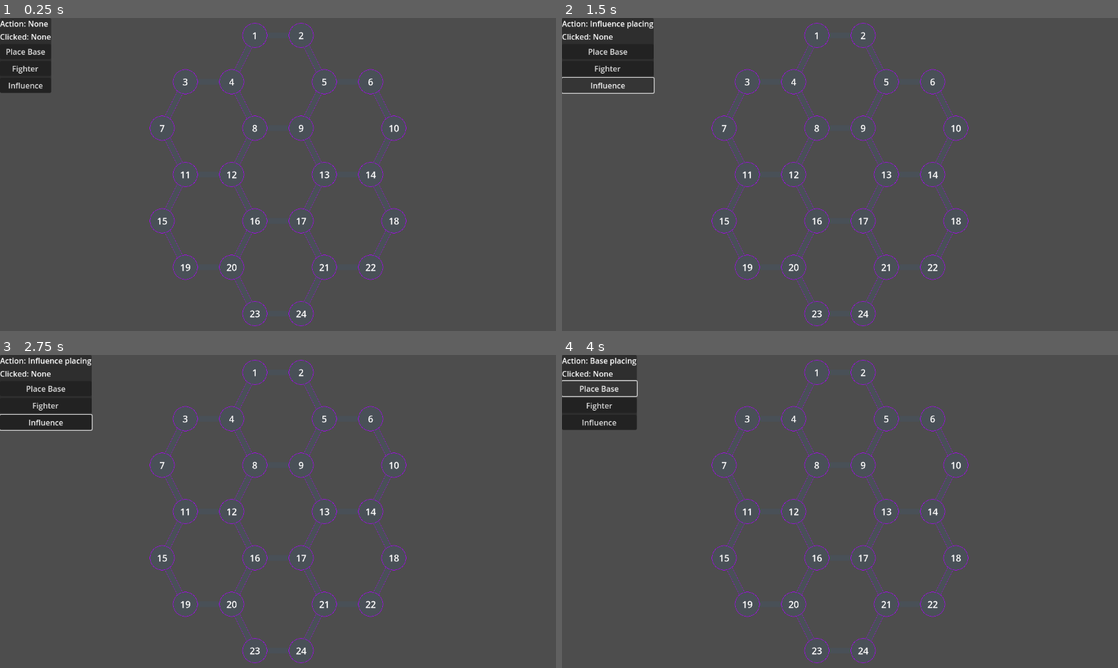
Above: before the commit, frames 1-4 (two rows, left to right).
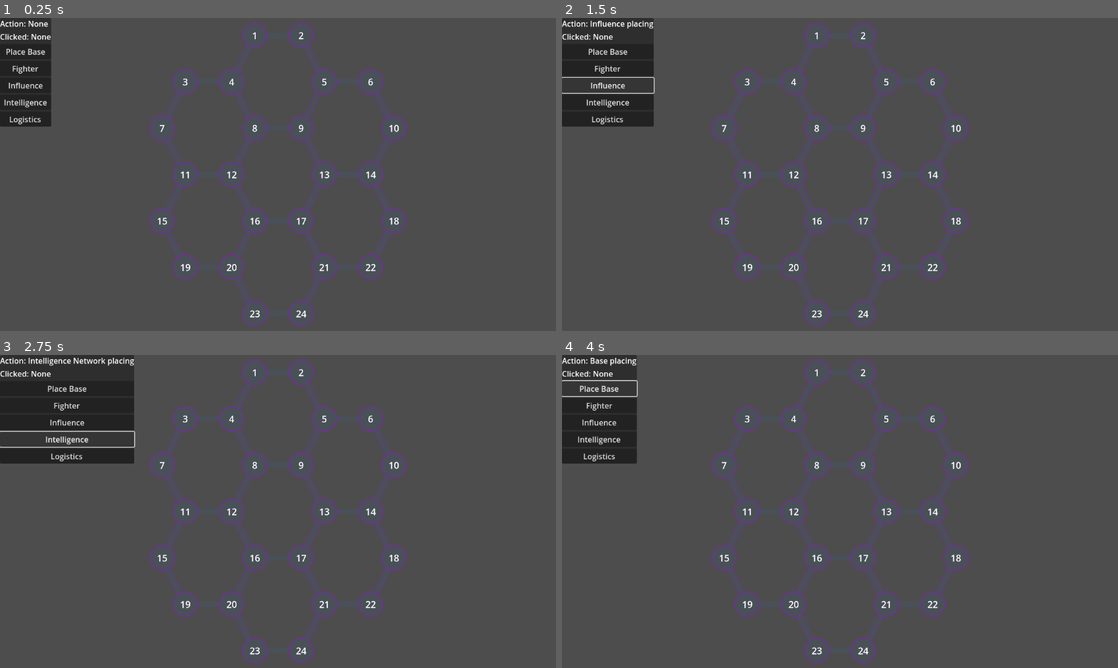
Above: after the commit, the same moments.

Repository: Sheepy3/insurgencygame
Game: Godot game, scene res://MapStuff/Map.tscn
The game is run twice, just before and just after one commit, with the same random seed, the same clock (stepped at 60 frames per second) and the same inputs. The project has no main scene, so this scene is started directly. The engine's default icon, where the game draws it, is replaced by a stand-in: a white triangle on a blue panel in a dark square.
Inputs (mouse positions are in pixels of both pictures, inside the frame that each line leads up to):
- Up to frame 1 (0.25 s): no input
- Up to frame 2 (1.5 s): click "Fighter" at 0.5 s; click "Influence" at 1.25 s
- Up to frame 3 (2.75 s): click (44, 439) at 2 s, where only the run after the commit has a clickable "Intelligence"
- Up to frame 4 (4 s): click (628, 455) at 2.75 s, where only the run after the commit has a clickable "Logistics"; click "Place Base" at 3.5 s

The runs differ from the first frame. In frame 1, 0.9% of the frame differs, in the area x 0-10%, y 23-35%; in frame 2, 1.7%; in frame 3, 3.8%, in the area x 0-25%, y 0-35%; in frame 4, 1.4%.

Commit message:
Intelligence & Logistics Network button and placement

Diff:
--- a/GUI/Game_UI.tscn
+++ b/GUI/Game_UI.tscn
@@ -51,6 +51,16 @@
 size_flags_vertical = 4
 text = "Influence"
 
+[node name="Intelligence_Network_Button" type="Button" parent="PanelContainer/VBoxContainer"]
+layout_mode = 2
+text = "Intelligence"
+
+[node name="Logistics_Network_Button" type="Button" parent="PanelContainer/VBoxContainer"]
+layout_mode = 2
+text = "Logistics"
+
 [connection signal="pressed" from="PanelContainer/VBoxContainer/Base_Button" to="." method="_on_base_button_pressed"]
 [connection signal="pressed" from="PanelContainer/VBoxContainer/Fighter_Button" to="." method="_on_fighter_button_pressed"]
 [connection signal="pressed" from="PanelContainer/VBoxContainer/Influence_Button" to="." method="_on_influence_button_pressed"]
+[connection signal="pressed" from="PanelContainer/VBoxContainer/Intelligence_Network_Button" to="." method="_on_intelligence_network_button_pressed"]
+[connection signal="pressed" from="PanelContainer/VBoxContainer/Logistics_Network_Button" to="." method="_on_logistics_network_button_pressed"]
--- a/GUI/camera_2d.gd
+++ b/GUI/camera_2d.gd
@@ -13,7 +13,6 @@
 	var speed:int = 10
 	if Input.is_action_pressed("Move_up"):
 		if not position.y < -1*bounds:
-			print(position.y)
 			move_vector.y=-1
 	if Input.is_action_pressed("Move_down"):
 		if not position.y > bounds:
@@ -27,9 +26,5 @@
 	position += move_vector*10
 	if Input.is_action_just_released("Scroll_up"):
 		zoom +=Vector2(0.1,0.1)
-
 	if Input.is_action_just_released("Scroll_down"):
 		zoom -=Vector2(0.1,0.1)
-	if move_vector:
-		print(position)
-	pass
--- a/GUI/game_ui.gd
+++ b/GUI/game_ui.gd
@@ -23,3 +23,13 @@
 func _on_influence_button_pressed() -> void:
 	The_action.emit("Influence") #transmits signal that Base button has been pressed
 	find_child("Dynamic_Action").text = "Influence placing" #Updates "Dynamic" UI with current action (placing Influence)
+
+#Activiates whe the "Intelligence" button is pressed
+func _on_intelligence_network_button_pressed() -> void:
+	The_action.emit("Intelligence") #transmits signal that Intelligence button has been pressed
+	find_child("Dynamic_Action").text = "Intelligence Network placing" #Updates "Dynamic" UI with current action (placing Intelligence Network)
+
+#Activiates whe the "Logistics" button is pressed
+func _on_logistics_network_button_pressed() -> void:
+	The_action.emit("Logistics") #transmits signal that Logistics button has been pressed
+	find_child("Dynamic_Action").text = "Logistics Network placing" #Updates "Dynamic" UI with current action (placing Logistics Network)
--- a/MapStuff/Path.tscn
+++ b/MapStuff/Path.tscn
@@ -1,7 +1,9 @@
-[gd_scene load_steps=4 format=3 uid="uid://cnknkmgkv4fmh"]
+[gd_scene load_steps=6 format=3 uid="uid://cnknkmgkv4fmh"]
 
 [ext_resource type="Texture2D" uid="uid://dleeh87lisrl8" path="res://Assets/Path.png" id="1_dqgnp"]
 [ext_resource type="Script" path="res://MapStuff/path.gd" id="1_j4goj"]
+[ext_resource type="Texture2D" uid="uid://bl4in8y7ejslq" path="res://Assets/Infastructure/Intelligence Network.png" id="3_kp47p"]
+[ext_resource type="Texture2D" uid="uid://c2dnb5mhuprh6" path="res://Assets/Infastructure/Logistics Network.png" id="4_0b5u6"]
 
 [sub_resource type="RectangleShape2D" id="RectangleShape2D_nxxog"]
 size = Vector2(114, 28)
@@ -21,4 +23,16 @@
 position = Vector2(117, 0)
 shape = SubResource("RectangleShape2D_nxxog")
 
+[node name="Intelligence_Network" type="Sprite2D" parent="."]
+z_index = -1
+position = Vector2(117, 7)
+scale = Vector2(0.9, 0.9)
+texture = ExtResource("3_kp47p")
+
+[node name="Logistics_Network" type="Sprite2D" parent="."]
+z_index = -1
+position = Vector2(117, -7)
+scale = Vector2(0.9, 0.9)
+texture = ExtResource("4_0b5u6")
+
 [connection signal="input_event" from="Node_Path_Area2D" to="." method="_on_node_path_area_2d_input_event"]
--- a/MapStuff/map.gd
+++ b/MapStuff/map.gd
@@ -10,7 +10,7 @@
 	for child: Node in get_children(): #STAGE 1: NAMING NODES
 		if child is Node2D and child is not Camera2D:
 			child.name = str(num) #name all nodes
-			child.A_node_clicked.connect(Check_action)
+			child.A_node_clicked.connect(Check_node_action)
 			num+=1
 	#print(get_children())
 	var generated_paths:Array
@@ -20,8 +20,8 @@
 				var constructed_name:String = child.name+"-"+str(keys) #constructs name from node of origin and node it connects to
 				var reversed_constructed_name:String = str(keys)+"-"+child.name
 				if not (generated_paths.has(reversed_constructed_name) or generated_paths.has(constructed_name)) : #check if node exists already
-
 					var new_path:Node = path.instantiate() #new path instance
+					new_path.A_path_clicked.connect(Check_path_action)
 					new_path.connection = find_child(str(keys)).position #give new path coordinates to point to
 					new_path.name = constructed_name #set name of new path
 					child.add_child(new_path) #add new path to scene as child of its origin node
@@ -31,7 +31,7 @@
 func Update_action(action: String = "") ->void:
 	Last_action = action
 
-func Check_action(Name: String) ->void:
+func Check_node_action(Name: String) ->void:
 	var Current_node: Node = find_child(Name)
 	if Last_action == "Base":
 		Current_node.On_node = "Base"
@@ -46,13 +46,29 @@
 		Current_node.find_child("Fighter_Unit").show()
 		find_child("Dynamic_Action").text = "None"
 		Last_action = ""
-		pass
 	if Last_action == "Influence":
 		print("You have placed a Influnce on node " + Name)
 		Current_node.find_child("Influence_Unit").show()
 		find_child("Dynamic_Action").text = "None"
 		Last_action = ""
-		pass
+
+func Check_path_action(Name: String) -> void:
+	var Path_parent_array: Array = Name.split("-")
+	var Path_parent: Node = find_child(Path_parent_array[0])
+	var Current_path: Node
+	for child in Path_parent.get_children():
+		if child.name == Name:
+			Current_path = child
+	if Last_action == "Intelligence":
+		print("You have placed a Intelligence Network on path " + Name)
+		Current_path.find_child("Intelligence_Network").show()
+		find_child("Dynamic_Action").text = "None"
+		Last_action = ""
+	if Last_action == "Logistics":
+		print("You have placed a Logistics Network on path " + Name)
+		Current_path.find_child("Logistics_Network").show()
+		find_child("Dynamic_Action").text = "None"
+		Last_action = ""
 
 # Called every frame. 'delta' is the elapsed time since the previous frame.
 func _process(delta: float) -> void:
--- a/MapStuff/map_node.gd
+++ b/MapStuff/map_node.gd
@@ -5,10 +5,10 @@
 
 # Called when the node enters the scene tree for the first time.
 func _ready() -> void:
+	$Map_Node_Area2D.set_pickable(true) #sets-up the clickable area for the map nodes
 	$Building.hide()
 	$Fighter_Unit.hide()
 	$Influence_Unit.hide()
-	$Map_Node_Area2D.set_pickable(true) #sets-up the clickable area for the map nodes
 	if get_parent().name != "root":
 		get_parent().update_label.connect(_update_label)
 
--- a/MapStuff/path.gd
+++ b/MapStuff/path.gd
@@ -1,11 +1,14 @@
 extends Node2D
+signal A_path_clicked(Name: String)
 @export var connection:Vector2
+
 
 # Called when the node enters the scene tree for the first time.
 func _ready() -> void:
-	$Node_Path_Area2D.set_pickable(true)
+	$Node_Path_Area2D.set_pickable(true) #sets-up the clickable area for the path nodes
+	$Intelligence_Network.hide()
+	$Logistics_Network.hide()
 	look_at(connection) # point towards connection
-
 	pass # Replace with function body.
 
 
@@ -17,3 +20,4 @@
 	if Input.is_action_just_pressed("Mouse_left_click"):
 		print("you have clicked on Path " + name)
 		find_parent("Map_parent").find_child("Dynamic_Clicked").text = "Path " + name
+		A_path_clicked.emit(name)
Binary file added: Assets/Infastructure/Intelligence Network.png
Not shown, added: Assets/Infastructure/Intelligence Network.png.import
Binary file added: Assets/Infastructure/Logistics Network.png
Not shown, added: Assets/Infastructure/Logistics Network.png.import
